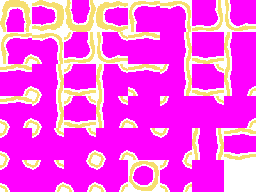
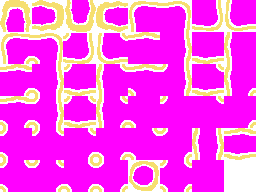
The second (256, 192) image is a revision of the first. Changes to its layers:
painted on "sand + foam" over (x1=0, y1=0, x2=256, y2=192)
